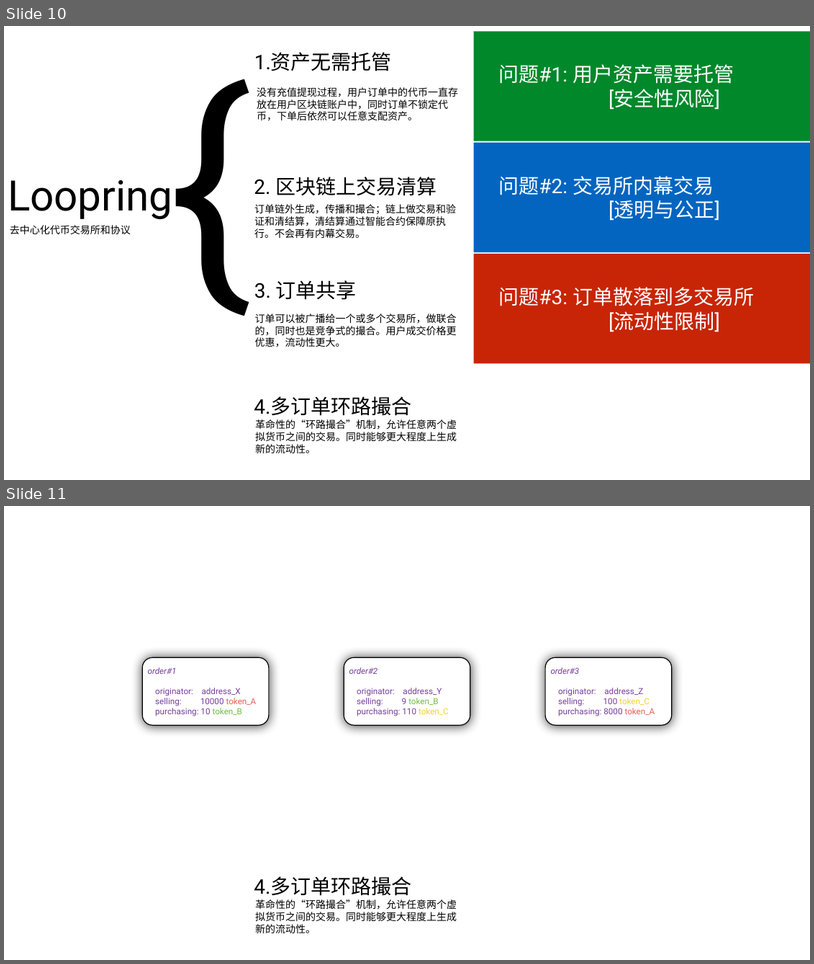
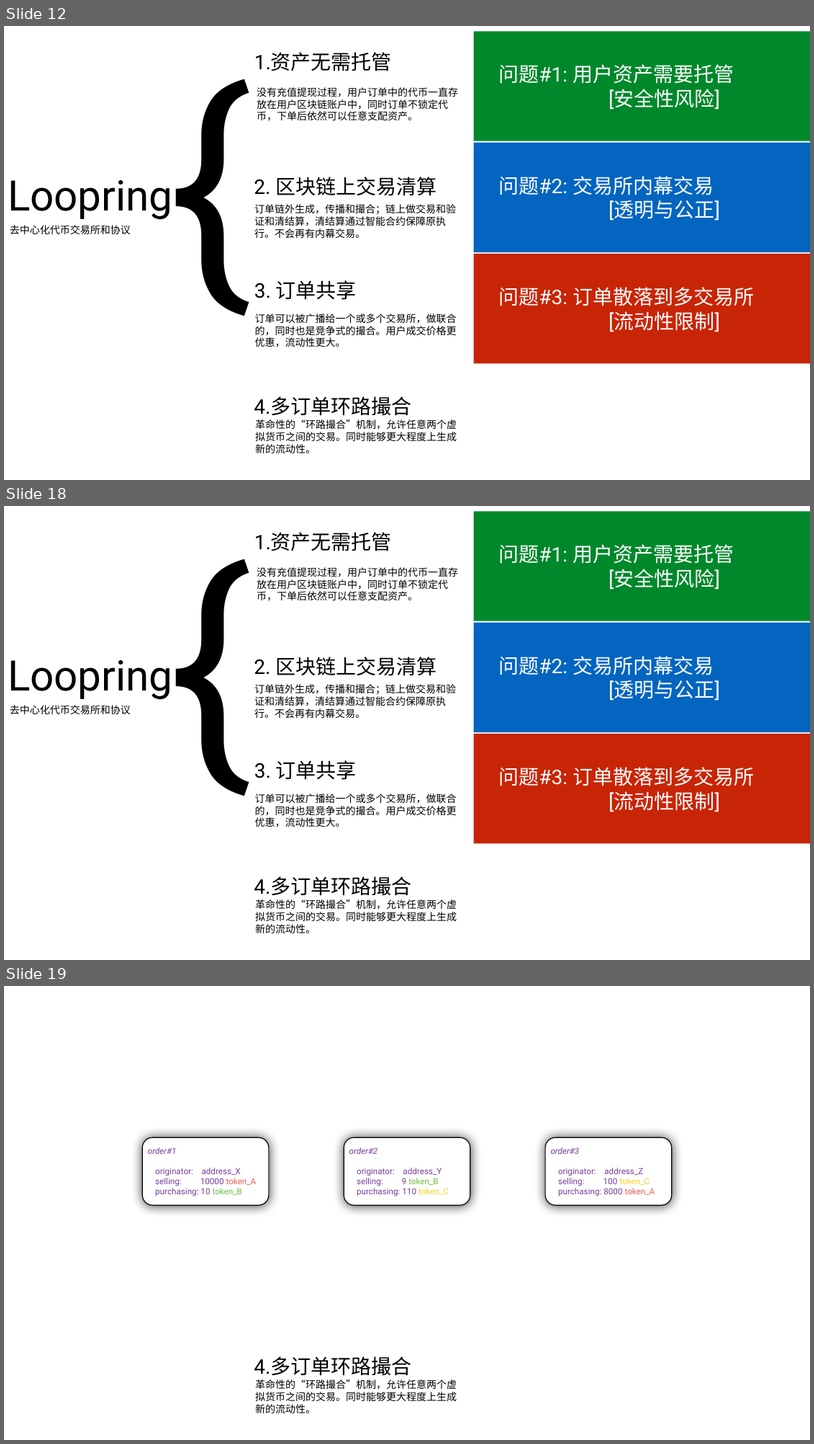
Before and after one commit to Loopring/whitepaper, a slide deck: keynote/loopring-technical.pptx. Shown one above the other, each under a label of ours: slides 10 and 11 before the commit, slides 12, 18 and 19 after it; the slides between them are not shown. The pictures are 814x964 and 814x1444 pixels, drawn with LibreOffice and Linux fonts; fonts in the diff are those of the drawing. Boxes give left, top, right and bottom in pixels: in the first picture for what was removed or moved away, otherwise in the second. Text is boxed around its words. In the diff, an @@ line names an element or a change of style, - is before the commit and + after.

```diff
--- a/keynote/loopring-technical.pptx
+++ b/keynote/loopring-technical.pptx
@@ slide 18 added at (4,506,810,960), background #FFFFFF @@
@@ text added at (166,506,253,818), 588 pt, text #000000 @@
+{
@@ rectangle added at (474,511,810,621), fill #00882B, 48 pt, text #FFFFFF @@
+      问题#1: 用户资产需要托管
+      [安全性风险]
@@ text added at (255,532,392,551), 48 pt, text #000000 @@
+1.资产无需托管
@@ text added at (257,567,458,601), 24 pt, text #000000 @@
+没有充值提现过程，用户订单中的代币一直存放在用户区块链账户中，同时订单不锁定代币，下单后依然可以任意支配资产。
@@ rectangle added at (474,623,810,732), fill #0365C0, 48 pt, text #FFFFFF @@
+      问题#2: 交易所内幕交易
+      [透明与公正]
@@ text added at (254,656,437,676), 48 pt, text #000000 @@
+2. 区块链上交易清算
@@ text added at (8,660,172,699), 100 pt, text #000000 @@
+Loopring
@@ text added at (255,684,456,718), 24 pt, text #000000 @@
+订单链外生成，传播和撮合；链上做交易和验证和清结算，清结算通过智能合约保障原执行。不会再有内幕交易。
@@ text added at (10,705,131,714), 24 pt, text #000000 @@
+去中心化代币交易所和协议
@@ rectangle added at (474,734,810,843), fill #C82506, 48 pt, text #FFFFFF @@
+      问题#3: 订单散落到多交易所
+      [流动性限制]
@@ text added at (255,760,357,780), 48 pt, text #000000 @@
+3. 订单共享
@@ text added at (255,793,457,827), 24 pt, text #000000 @@
+订单可以被广播给一个或多个交易所，做联合的，同时也是竞争式的撮合。用户成交价格更优惠，流动性更大。
@@ text added at (254,876,412,896), 48 pt, text #000000 @@
+4.多订单环路撮合
@@ text added at (255,899,457,933), 24 pt, text #000000 @@
+革命性的“环路撮合”机制，允许任意两个虚拟货币之间的交易。同时能够更大程度上生成新的流动性。
@@ what was slide 10 is now slide 12 @@
@@ what was slide 11 is now slide 19 @@
```
Also in this commit, not shown: 5 slides changed, 10 other slides added, 2 slides removed, 6 other files.
